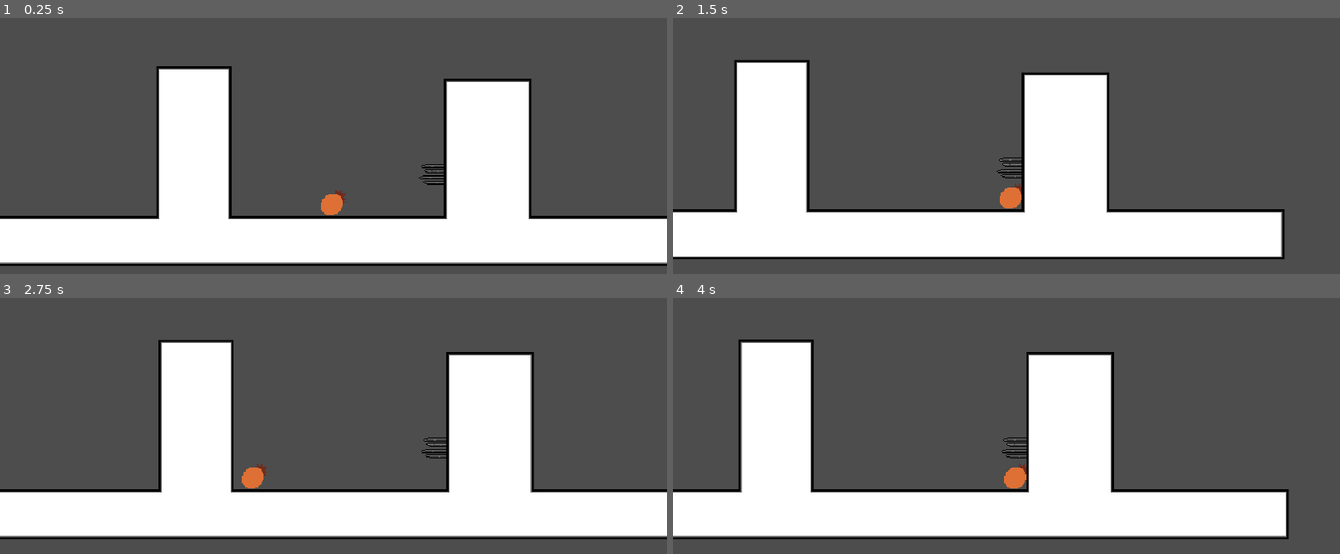
Above: before the commit, frames 1-4 (two rows, left to right).
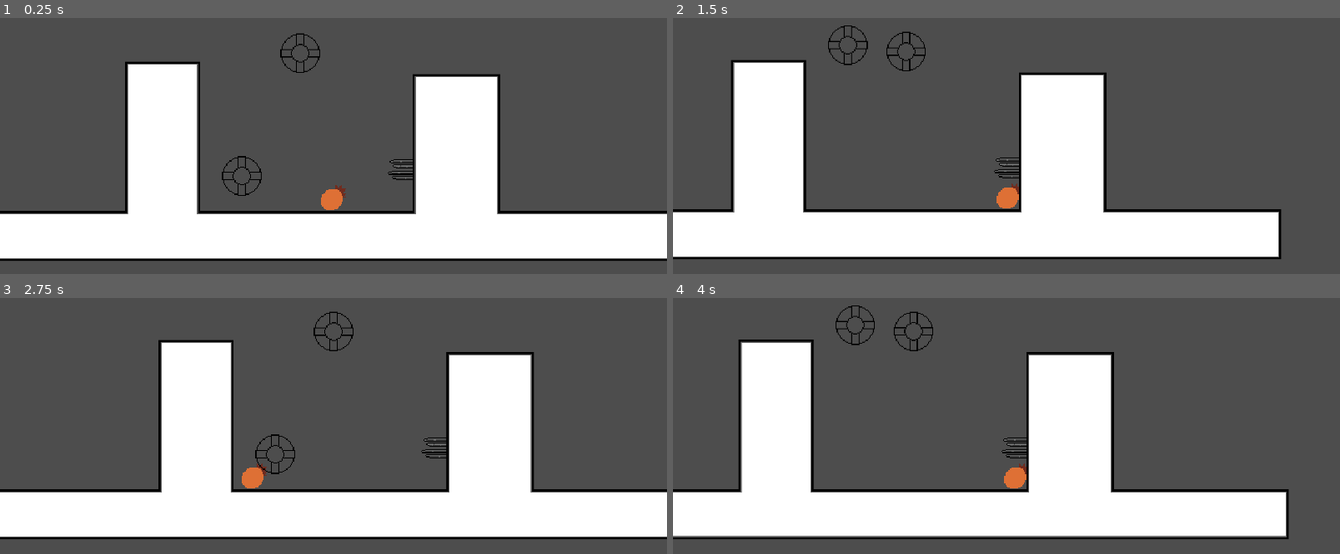
Above: after the commit, the same moments.

Repository: Agecaf/gmtk26-jamgame
Game: Godot game, scene res://test/zerok/zerok_test_level.tscn
The game is run twice, just before and just after one commit, with the same random seed, the same clock (stepped at 60 frames per second) and the same inputs. This scene is started directly instead of the project's main scene.
Inputs:
- Up to frame 1 (0.25 s): no input
- Up to frame 2 (1.5 s): tap Enter (ui_accept) at 0.5, 0.77 s; hold Right (ui_right) from 0.53 s (still down)
- Up to frame 3 (2.75 s): tap Enter (ui_accept) at 1.52 s; release Right (ui_right) at 2.03 s; hold Left (ui_left) from 2.03 s (still down)
- Up to frame 4 (4 s): release Left (ui_left) at 2.78 s; hold Right (ui_right) from 2.78 s (still down); tap Enter (ui_accept) at 3.02, 3.77 s

The runs differ from the first frame. In frame 1, 17% of the frame differs, in the area x 0-100%, y 5-97%; in frame 2, 2.5%; in frame 3, 0.7%; in frame 4, 0.4%.

Commit message:
feature: Sawblades! both moving and stagnant variants

Diff:
--- /dev/null
+++ b/game/traps/sawblades/sawblade.gd
@@ -0,0 +1,50 @@
+class_name Sawblade extends Path2D
+
+@export var move_duration : float = 1
+@export var wait_time : float = 0.25
+@export var transition_type : Tween.TransitionType =  Tween.TRANS_CUBIC
+@export var is_moving : bool = false
+
+@onready var path_follow_2d: PathFollow2D = $PathFollow2D
+@onready var pause_timer: Timer = $PauseTimer
+
+
+var direction : int = 1
+var is_waiting : bool = false
+
+func _ready() -> void:
+	pause_timer.wait_time = wait_time
+
+	move_loop()
+
+func move_loop():
+	while is_moving:
+
+		await move_to(curve.get_baked_length()) # move to end
+		if not is_moving: break
+
+		pause_timer.start()
+		await pause_timer.timeout
+		if not is_moving: break
+
+		await move_to(0.0) # move to beginning
+		if not is_moving: break
+
+		pause_timer.start()
+		await pause_timer.timeout
+		if not is_moving: break
+
+func move_to(target: float):
+	var tween = create_tween()
+	tween.tween_property(path_follow_2d, "progress", target, move_duration)\
+		 .set_trans(transition_type)\
+		 .set_ease(Tween.EASE_IN_OUT)
+	await tween.finished
+
+func reset_sawblade():
+	is_moving = false
+
+	pause_timer.stop()
+	pause_timer.timeout.emit()
+
+	path_follow_2d.progress = 0
--- /dev/null
+++ b/game/traps/sawblades/sawblade.tscn
@@ -0,0 +1,28 @@
+[gd_scene format=3 uid="uid://bm7ol0y3isnot"]
+
+[ext_resource type="Texture2D" uid="uid://ca8ds4jgy8rbe" path="res://assets/art/tilesets/sawblade_placeholder.png" id="1_4pybh"]
+[ext_resource type="Script" uid="uid://b5gciw4gf44ty" path="res://game/traps/sawblades/sawblade.gd" id="1_petb3"]
+[ext_resource type="PackedScene" uid="uid://kegvh1vibyqs" path="res://game/traps/hitbox_component.tscn" id="2_ll7y2"]
+
+[sub_resource type="CircleShape2D" id="CircleShape2D_1vivr"]
+radius = 15.0
+
+[node name="Sawblade" type="Path2D" unique_id=71082083 groups=["sawblade"]]
+script = ExtResource("1_petb3")
+
+[node name="PathFollow2D" type="PathFollow2D" parent="." unique_id=1362872710]
+rotation = 3.1415927
+loop = false
+
+[node name="Sprite2D" type="Sprite2D" parent="PathFollow2D" unique_id=1172980361]
+texture = ExtResource("1_4pybh")
+
+[node name="HitboxComponent" parent="PathFollow2D" unique_id=1847029517 instance=ExtResource("2_ll7y2")]
+collision_layer = 12
+
+[node name="CollisionShape2D" type="CollisionShape2D" parent="PathFollow2D/HitboxComponent" unique_id=1885515658]
+shape = SubResource("CircleShape2D_1vivr")
+debug_color = Color(1, 0, 0.10583592, 0.41960785)
+
+[node name="PauseTimer" type="Timer" parent="." unique_id=1778743885]
+one_shot = true
--- a/test/parrot/parrot_test_level.tscn
+++ b/test/parrot/parrot_test_level.tscn
@@ -5,7 +5,7 @@
 [ext_resource type="TileSet" uid="uid://ba0ra1phem3vp" path="res://assets/art/tilesets/tileset.tres" id="3_b6f1w"]
 [ext_resource type="PackedScene" uid="uid://cvkdh0efsttia" path="res://game/player/player.tscn" id="4_ipcvj"]
 [ext_resource type="Script" uid="uid://cun0k4l3hgyy0" path="res://game/player/player_camera.gd" id="5_lbcyw"]
-[ext_resource type="PackedScene" uid="uid://cinc4yh6d84oi" path="res://game/traps/crossbow.tscn" id="6_ipcvj"]
+[ext_resource type="PackedScene" uid="uid://cinc4yh6d84oi" path="res://game/traps/crossbow/crossbow.tscn" id="6_ipcvj"]
 
 [node name="ParrotTestLevel" type="Node2D" unique_id=125685345]
 script = ExtResource("1_btyyr")
--- a/test/zerok/zerok_test_level.tscn
+++ b/test/zerok/zerok_test_level.tscn
@@ -4,18 +4,25 @@
 [ext_resource type="Script" uid="uid://cun0k4l3hgyy0" path="res://game/player/player_camera.gd" id="1_qsvfy"]
 [ext_resource type="TileSet" uid="uid://duioxuwyoaicm" path="res://assets/art/tilesets/tile_set_big.tres" id="2_qsvfy"]
 [ext_resource type="TileSet" uid="uid://ba0ra1phem3vp" path="res://assets/art/tilesets/tileset.tres" id="3_3xag0"]
-[ext_resource type="PackedScene" uid="uid://cinc4yh6d84oi" path="res://game/traps/crossbow.tscn" id="5_3xag0"]
+[ext_resource type="PackedScene" uid="uid://cinc4yh6d84oi" path="res://game/traps/crossbow/crossbow.tscn" id="5_3xag0"]
+[ext_resource type="PackedScene" uid="uid://bm7ol0y3isnot" path="res://game/traps/sawblades/sawblade.tscn" id="6_1vcib"]
+
+[sub_resource type="Curve2D" id="Curve2D_1vcib"]
+_data = {
+"points": PackedVector2Array(0, 0, 0, 0, 0, 0, 0, 0, 0, 0, 0, -128)
+}
+point_count = 2
 
 [node name="ZerokTestLevel" type="Node2D" unique_id=1764938027]
 
 [node name="Camera" type="Camera2D" parent="." unique_id=520769862]
-position = Vector2(450, 226)
+position = Vector2(480, 232)
 process_callback = 0
 position_smoothing_enabled = true
 script = ExtResource("1_qsvfy")
 
 [node name="Player" parent="." unique_id=716552642 instance=ExtResource("1_f30h5")]
-position = Vector2(450, 226)
+position = Vector2(480, 232)
 collision_mask = 4294901761
 
 [node name="Spikes" type="TileMapLayer" parent="." unique_id=1944854942]
@@ -34,3 +41,12 @@
 [node name="Crossbow" parent="." unique_id=1899882889 instance=ExtResource("5_3xag0")]
 position = Vector2(544, 208)
 detection_range = 744.0
+
+[node name="Sawblade" parent="." unique_id=71082083 instance=ExtResource("6_1vcib")]
+position = Vector2(392, 216)
+curve = SubResource("Curve2D_1vcib")
+transition_type = 2
+is_moving = true
+
+[node name="Sawblade2" parent="." unique_id=1577789934 instance=ExtResource("6_1vcib")]
+position = Vector2(448, 96)
Not shown, added: game/traps/sawblades/sawblade.gd.uid
